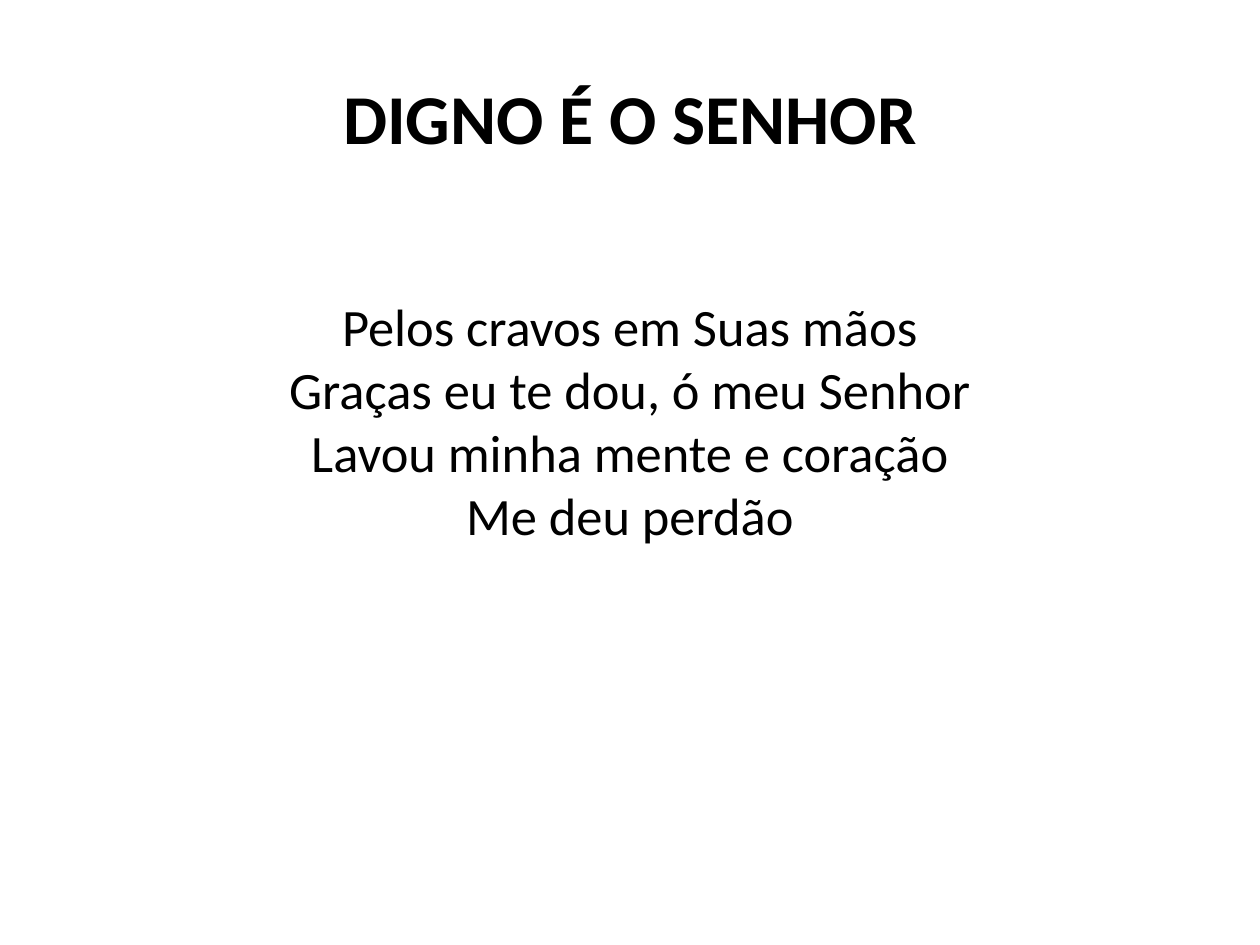
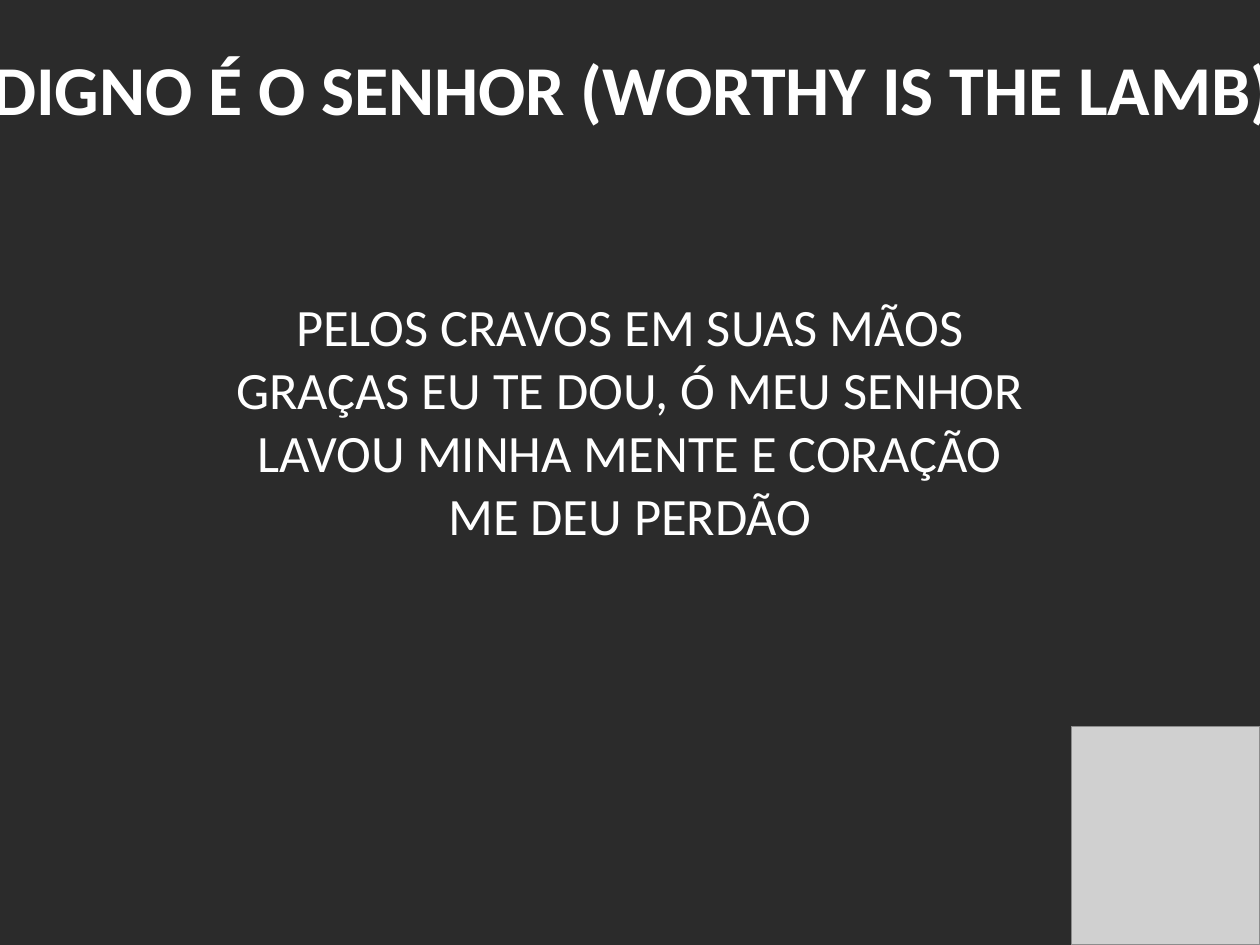
Before and after one commit to JonasFreireAlcantara/Power-Point-Presentation, a slide deck: slide 2 of test-presentation.pptx. Drawn at 1260x945 pixels with LibreOffice and Linux fonts; fonts in the diff are those of the drawing; grey boxes stand for pictures; background and template pictures are left out; a plain dark background stands for a picture behind light text. Boxes give left, top, right and bottom in pixels: in the first picture for what was removed or moved away, otherwise in the second. Text is boxed around its words. In the diff, an @@ line names an element or a change of style, - is before the commit and + after.

```diff
--- a/test-presentation.pptx
+++ b/test-presentation.pptx
@@ background #FFFFFF to picture (left out) @@
@@ text at (0,57,1260,126): text changed; text colour #000000 to #FFFFFF @@
-DIGNO É O SENHOR
+DIGNO É O SENHOR (WORTHY IS THE LAMB)
@@ text "DIGNO É O SENHOR (WORTHY ..." at (0,57,1260,126): vertical alignment middle to top @@
@@ text at (236,304,1022,536): text changed; text colour #000000 to #FFFFFF @@
-Pelos cravos em Suas mãos
-Graças eu te dou, ó meu Senhor
-Lavou minha mente e coração
-Me deu perdão
+PELOS CRAVOS EM SUAS MÃOS
+GRAÇAS EU TE DOU, Ó MEU SENHOR
+LAVOU MINHA MENTE E CORAÇÃO
+ME DEU PERDÃO
@@ picture added at (1071,727,1260,945) @@
```
Also in this commit, not shown: 1 other slide changed, 2 slides added, 5 other files.
